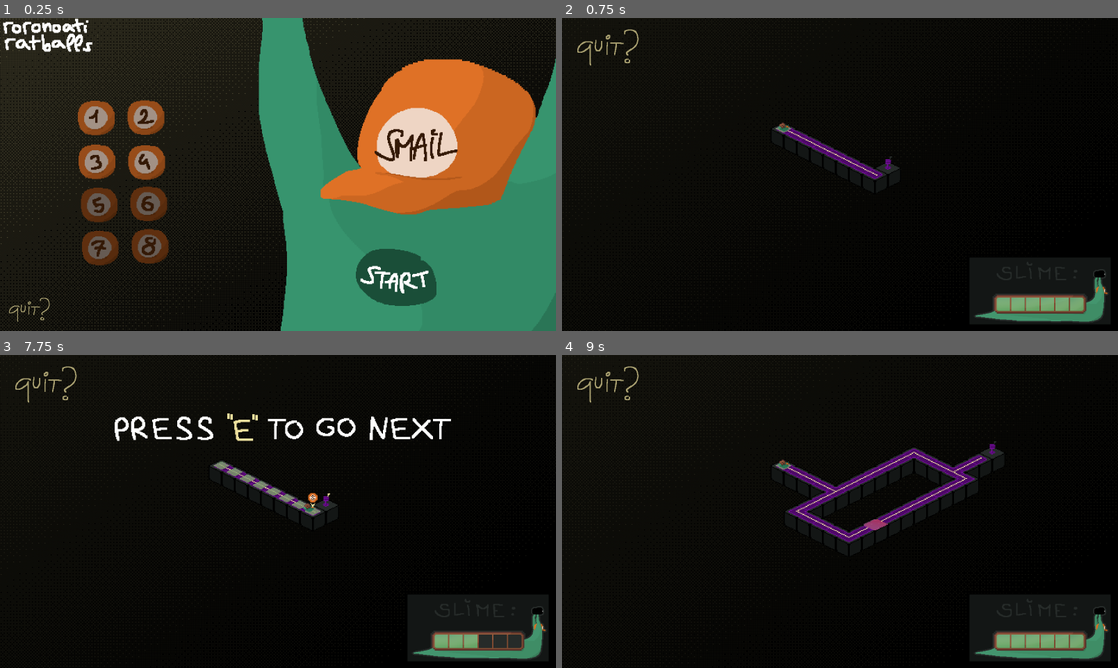
Above: before the commit, frames 1-4 (two rows, left to right).
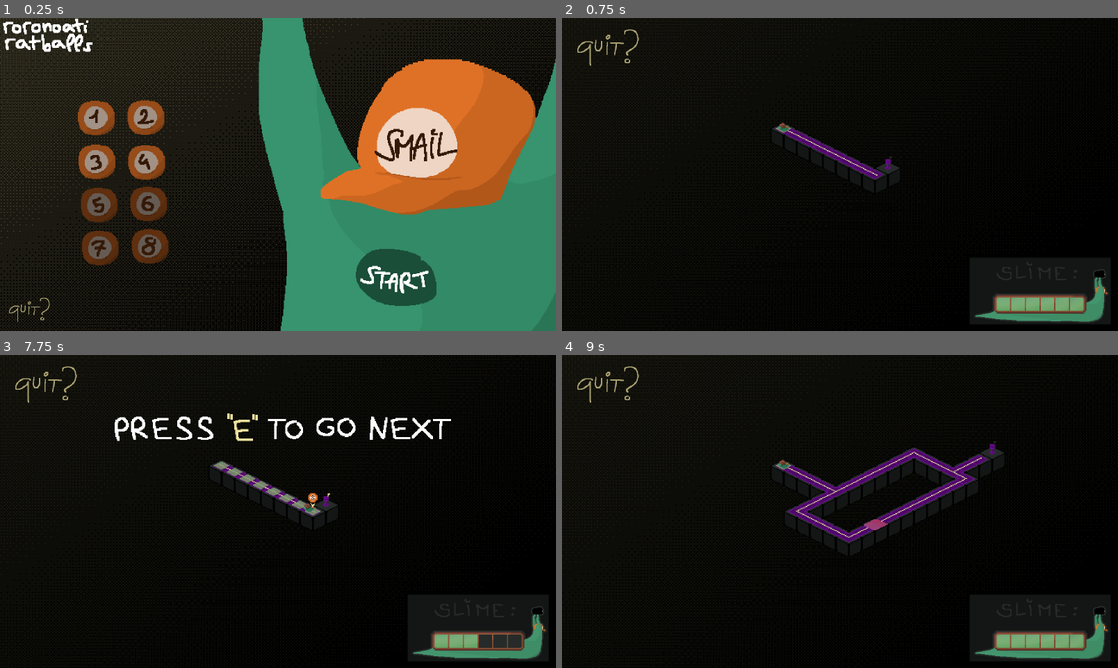
Above: after the commit, the same moments.

Repository: rat-balls/Smail
Game: Godot game, scene res://world.tscn
Two runs of this game, one before a commit and one after it. Both use one fixed random seed, a clock stepped at 60 frames per second and the inputs below.
Inputs (mouse positions are in pixels of both pictures, inside the frame that each line leads up to):
- Up to frame 1 (0.25 s): no input
- Up to frame 2 (0.75 s): click (956, 277) at 0.5 s
- Up to frame 3 (7.75 s): tap Enter at 1.25 s; move the mouse to (400, 495) at 1.27 s; tap E (E) at 1.35, 2.1, 3.05, 3.8, 4.35, 5.1, 6.05, 6.8, 7.35 s; tap R (Restart) at 2, 2.75, 3.5, 4.25, 4.9, 5 s; move the mouse to (166, 527) at 2.02 s; move the mouse to (333, 442) at 2.77 s; click (333, 442) at 2.85 s; move the mouse to (250, 574) at 3.52 s; right-click (250, 574) at 3.6 s; move the mouse to (444, 558) at 4.27 s; move the mouse to (111, 464) at 5.02 s; move the mouse to (305, 511) at 5.77 s; click (305, 511) at 5.85 s; move the mouse to (194, 433) at 6.52 s; right-click (194, 433) at 6.6 s; move the mouse to (400, 495) at 7.27 s
- Up to frame 4 (9 s): move the mouse to (728, 527) at 8.02 s; tap E (E) at 8.1 s; move the mouse to (895, 442) at 8.77 s; click (895, 442) at 8.85 s

The runs differ from the first frame. In frame 1, 0.4% of the frame differs, in the area x 0-100%, y 0-99%; in frame 2, less than 0.1%; in frame 3, 0.3%; in frame 4, less than 0.1%.

Commit message:
added slime and slurp sfx

Diff:
--- a/project.godot
+++ b/project.godot
@@ -71,4 +71,5 @@
 
 [rendering]
 
+textures/canvas_textures/default_texture_filter=0
 renderer/rendering_method="mobile"
--- a/scripts/move.gd
+++ b/scripts/move.gd
@@ -17,12 +17,16 @@
 var astar
 var world
 var current_tile
+var pooplayer
+var slurplayer
 
 func _ready():
 	ti = get_parent()
 	WalkableTiles = ti.WalkableTiles
 	astar = ti.astar
 	world = ti.get_parent()
+	pooplayer = get_node("SnailPoop")
+	slurplayer = get_node("SnailSlurp")
 
 
 # Called every frame. 'delta' is the elapsed time since the previous frame.
@@ -34,6 +38,7 @@
 		handlePath()
 
 		if (Input.is_action_just_pressed("Restart")):
+			world.winMsg.visible = true
 			dead = false
 			slimebar = 14
 			world.loadLv()
@@ -164,7 +169,8 @@
 	if (!current_tile.Used && !current_tile.Water):
 
 		if (current_tile.Slimed):
-
+			slurplayer.set_pitch_scale(randf_range(0.5, 1.5))
+			slurplayer.play()
 			current_tile.Used = true
 			current_tile.Slimed = false
 
@@ -172,6 +178,8 @@
 
 		if (!current_tile.Slimed):
 			slimebar -= 1
+			pooplayer.set_pitch_scale(randf_range(0.5, 1.5))
+			pooplayer.play()
 			current_tile.Used = true
 			if(slimebar > 0):
 				current_tile.Slimed = true
--- a/snail.tscn
+++ b/snail.tscn
@@ -1,8 +1,10 @@
-[gd_scene load_steps=5 format=3 uid="uid://doo5rad2h63l5"]
+[gd_scene load_steps=7 format=3 uid="uid://doo5rad2h63l5"]
 
 [ext_resource type="Script" path="res://scripts/move.gd" id="1_3r2l2"]
 [ext_resource type="Texture2D" uid="uid://b0hdbp4o2s8ke" path="res://assets/SnailSprite/SnailSprite_RightDown.png" id="1_yg73q"]
 [ext_resource type="Script" path="res://scripts/sprite.gd" id="3_gbyp5"]
+[ext_resource type="AudioStream" uid="uid://ochpkpri14ce" path="res://assets/sfx/snail_poop_1.wav" id="4_8j7xx"]
+[ext_resource type="AudioStream" uid="uid://dbrmie3qjxe7c" path="res://assets/sfx/snail_slurp3.wav" id="5_sdkg1"]
 
 [sub_resource type="CircleShape2D" id="CircleShape2D_oq4wk"]
 
@@ -18,3 +20,13 @@
 shape = SubResource("CircleShape2D_oq4wk")
 
 [node name="NavigationAgent2D" type="NavigationAgent2D" parent="."]
+
+[node name="SnailPoop" type="AudioStreamPlayer2D" parent="."]
+stream = ExtResource("4_8j7xx")
+volume_db = -40.348
+max_polyphony = 5
+
+[node name="SnailSlurp" type="AudioStreamPlayer2D" parent="."]
+stream = ExtResource("5_sdkg1")
+volume_db = -40.348
+max_polyphony = 5
Not shown, added: assets/sfx/snail_poop.wav.import
Not shown, added: assets/sfx/snail_poop_1.wav.import
Not shown, added: assets/sfx/snail_slurp.wav.import
Not shown, added: assets/sfx/snail_slurp2.wav.import
Not shown, added: assets/sfx/snail_slurp3.wav.import
Not shown, changed: export_presets.cfg
Not shown, added: assets/sfx/snail_poop.wav
Not shown, added: assets/sfx/snail_slurp.wav
Not shown, added: assets/sfx/snail_slurp2.wav
Not shown, added: assets/sfx/snail_slurp3.wav
